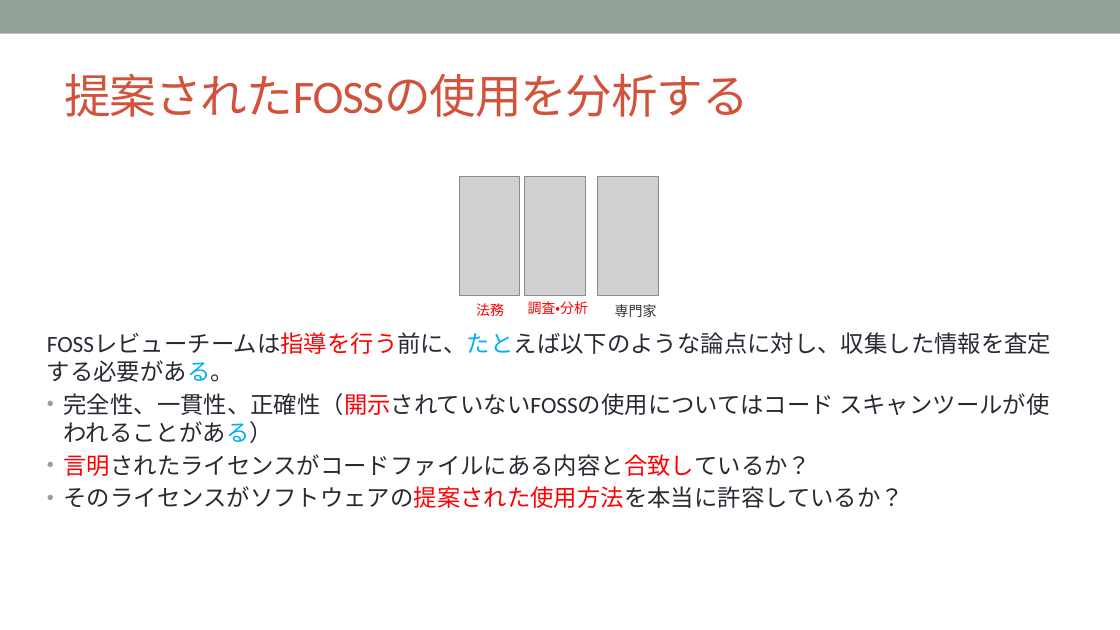
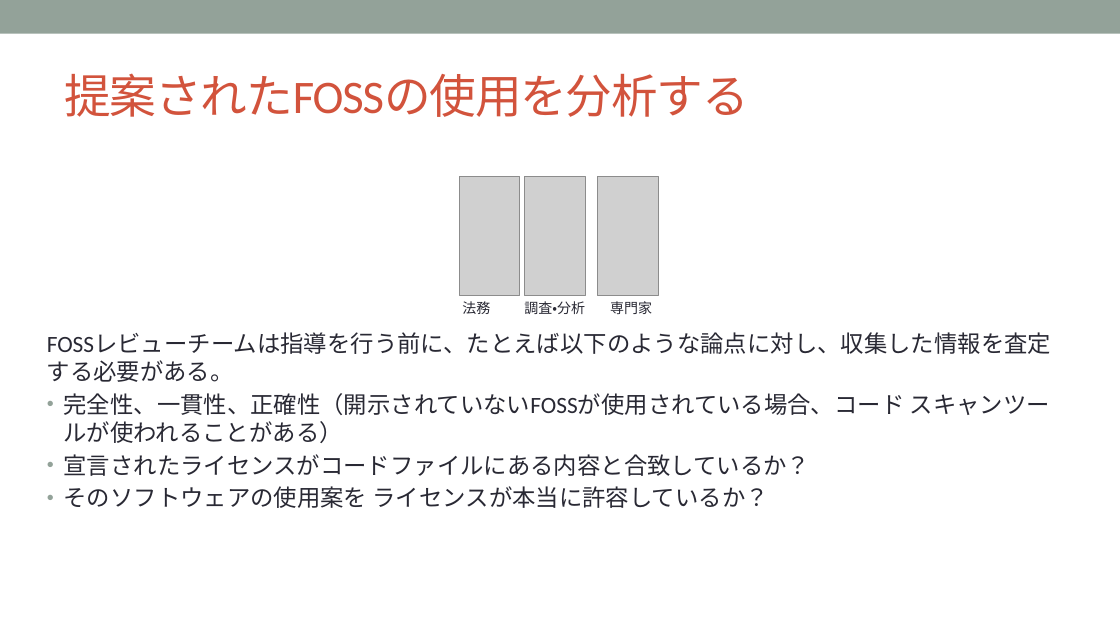
Before and after one commit to OpenChain-Project/Curriculum-Translation-JP, a slide deck: slide 47 of RC/openchain-curriculum-release-2-jp_rc1.0.pptx. Drawn at 1120x630 pixels with LibreOffice and Linux fonts; fonts in the diff are those of the drawing; grey boxes stand for pictures; background and template pictures are left out. Boxes give left, top, right and bottom in pixels: in the first picture for what was removed or moved away, otherwise in the second. Text is boxed around its words. In the diff, an @@ line names an element or a change of style, - is before the commit and + after.

```diff
--- a/RC/openchain-curriculum-release-2-jp_rc1.0.pptx
+++ b/RC/openchain-curriculum-release-2-jp_rc1.0.pptx
@@ text "法務" at box(462, 301, 490, 314): text colour #FF0000 to #292934 @@
@@ text "法務": place and size @@
-text "法務" at box(476, 303, 504, 316)
+text "法務" at box(462, 301, 490, 314)
@@ text "調査・分析" at box(524, 301, 585, 314): text colour #FF0000 to #292934 @@
@@ text "専門家" at box(610, 301, 652, 314): text colour #333333 to #292934 @@
@@ text at box(47, 333, 1051, 382): text colour #FF0000 to #292934, text colour #00B0F0 to #292934 in "FOSSレビューチームは指導を行う前に、たとえば以下のような論点に対し、収集した情報を査定する必要がある。" @@
@@ text at box(64, 393, 1050, 508): text changed @@
-• 完全性、一貫性、正確性（開示されていないFOSSの使用についてはコード スキャンツールが使われることがある）
-• 言明されたライセンスがコードファイルにある内容と合致しているか？
-• そのライセンスがソフトウェアの提案された使用方法を本当に許容しているか？
+• 完全性、一貫性、正確性（開示されていないFOSSが使用されている場合、コード スキャンツールが使われることがある）
+• 宣言されたライセンスがコードファイルにある内容と合致しているか？
+• そのソフトウェアの使用案を ライセンスが本当に許容しているか？
```
Also in this commit, not shown: 6 other slides changed.
